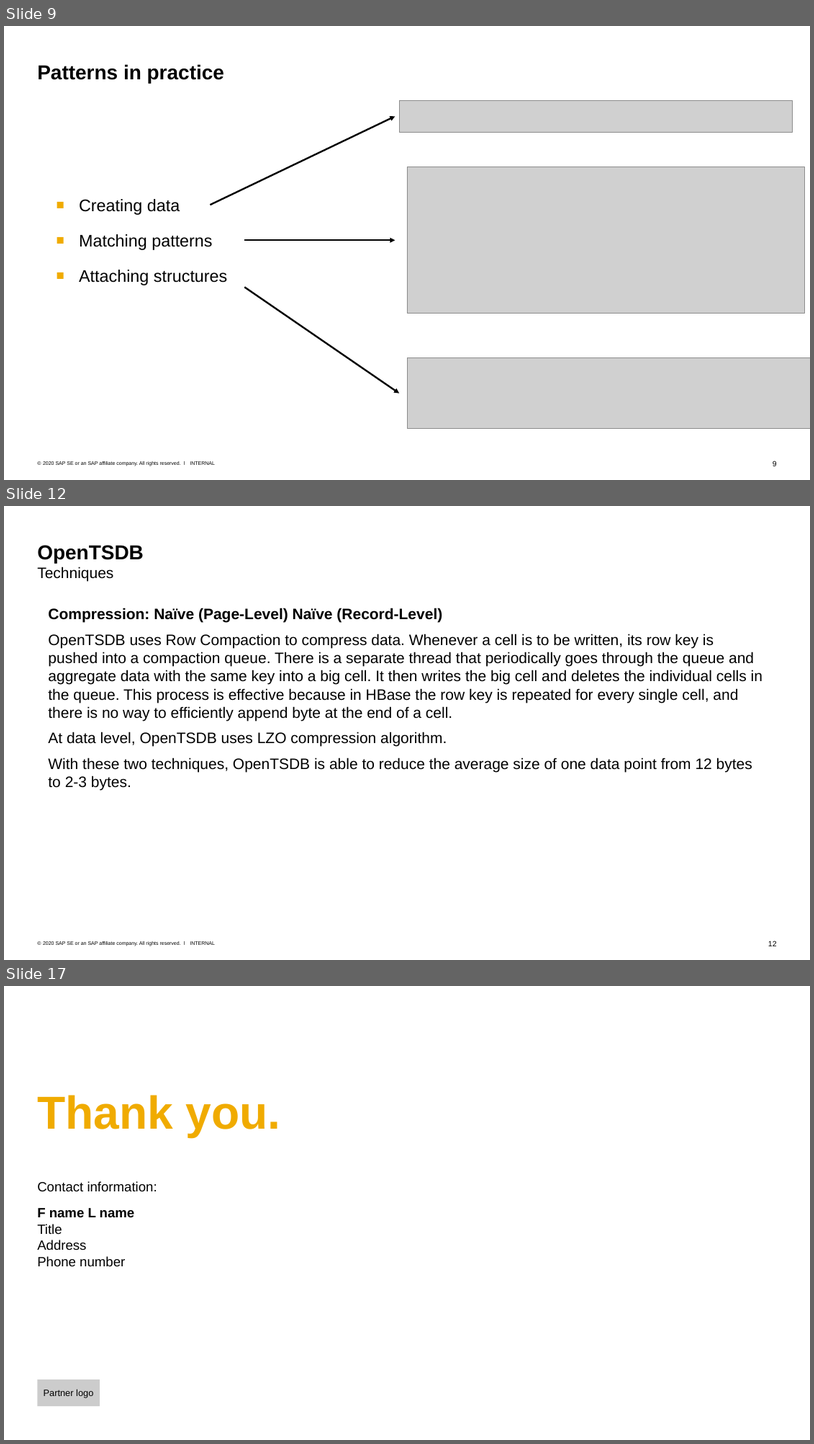
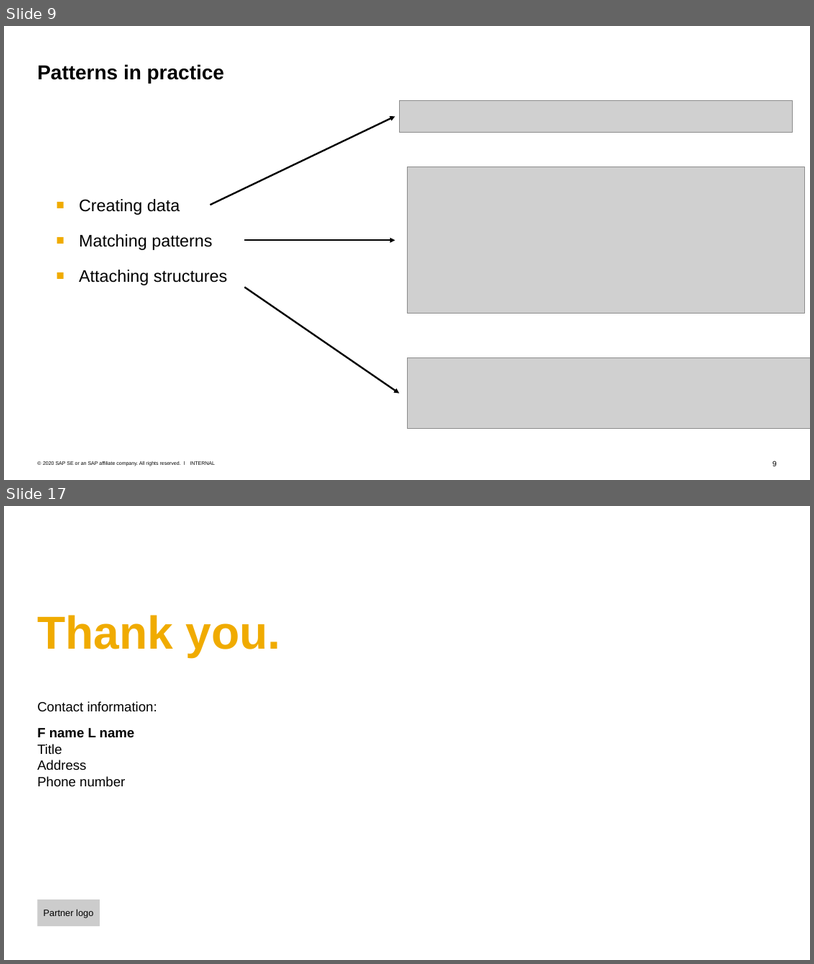
Before and after one commit to Voidkai/Survey_on_NoSQL, a slide deck: NoSQL/The_Survey_On_Neo4j.pptx. Shown one above the other, each under a label of ours: slides 9, 12 and 17 before the commit, slides 9 and 17 after it; the slides between them are not shown. The pictures are 814x1444 and 814x964 pixels, drawn with LibreOffice and Linux fonts; fonts in the diff are those of the drawing; grey boxes stand for pictures; background and template pictures are left out. Boxes give left, top, right and bottom in pixels: in the first picture for what was removed or moved away, otherwise in the second. Text is boxed around its words. In the diff, an @@ line names an element or a change of style, - is before the commit and + after.

```diff
--- a/NoSQL/The_Survey_On_Neo4j.pptx
+++ b/NoSQL/The_Survey_On_Neo4j.pptx
@@ slide 12 removed at [4, 506, 810, 960], background #FFFFFF; not listed: 3 template elements that a slide beside it also shows @@
@@ title removed at [37, 545, 144, 582] @@
-OpenTSDB
-Techniques
@@ text removed at [48, 608, 763, 790] @@
-Compression: Naïve (Page-Level) Naïve (Record-Level)
-OpenTSDB uses Row Compaction to compress data. Whenever a cell is to be written, its row key is pushed into a compaction queue. There is a separate thread that periodically goes through the queue and aggregate data with the same key into a big cell. It then writes the big cell and deletes the individual cells in the queue. This process is effective because in HBase the row key is repeated for every single cell, and there is no way to efficiently append byte at the end of a cell.
-At data level, OpenTSDB uses LZO compression algorithm.
-With these two techniques, OpenTSDB is able to reduce the average size of one data point from 12 bytes to 2-3 bytes.
```
Also in this commit, not shown: 1 slide changed, 6 slides added, 23 other slides removed, 1 other file.
